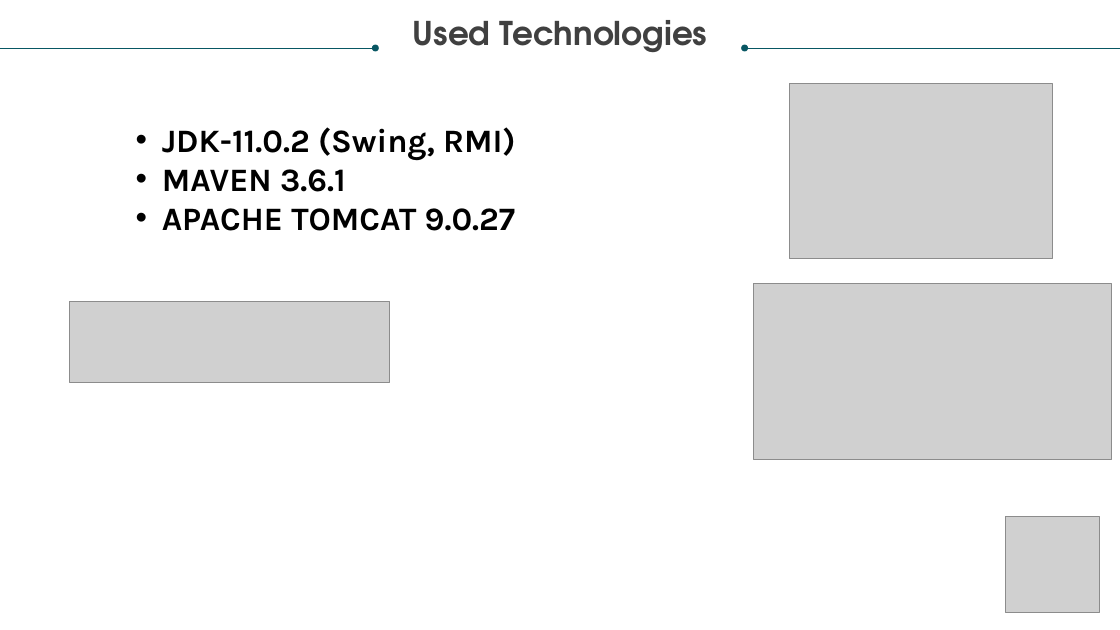
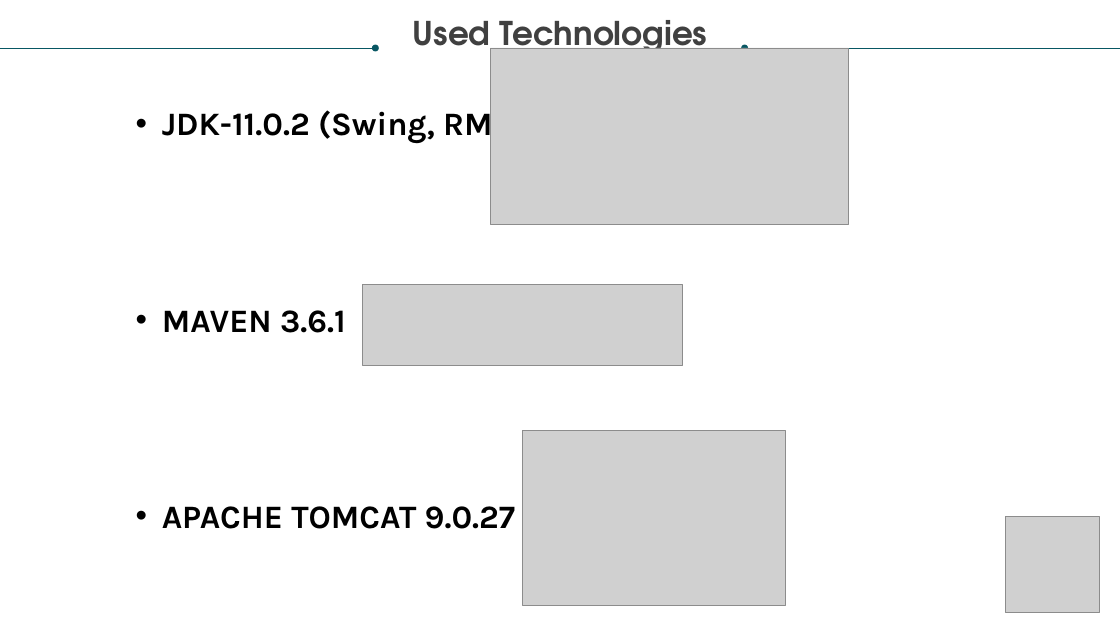
Before and after one commit to PippoGit/DistributedHashBreaker, a slide deck: slide 5 of Distributed Hash-breaker.pptx. Drawn at 1120x630 pixels with LibreOffice and Linux fonts; fonts in the diff are those of the drawing; grey boxes stand for pictures. Boxes give left, top, right and bottom in pixels: in the first picture for what was removed or moved away, otherwise in the second. Text is boxed around its words. In the diff, an @@ line names an element or a change of style, - is before the commit and + after.

```diff
--- a/Distributed Hash-breaker.pptx
+++ b/Distributed Hash-breaker.pptx
@@ picture: place and size @@
-picture at <box>754,283,1112,460</box>
+picture at <box>491,48,849,224</box>
@@ text "JDK-11.0.2 (Swing, RMI)" rewrapped from <box>162,127,516,231</box> to <box>162,106,516,529</box> @@
@@ picture: place and size @@
-picture at <box>70,302,390,382</box>
+picture at <box>363,285,683,365</box>
@@ picture: place and size @@
-picture at <box>790,84,1052,259</box>
+picture at <box>523,430,785,605</box>
```
Also in this commit, not shown: 3 other slides changed, 3 slides added.
